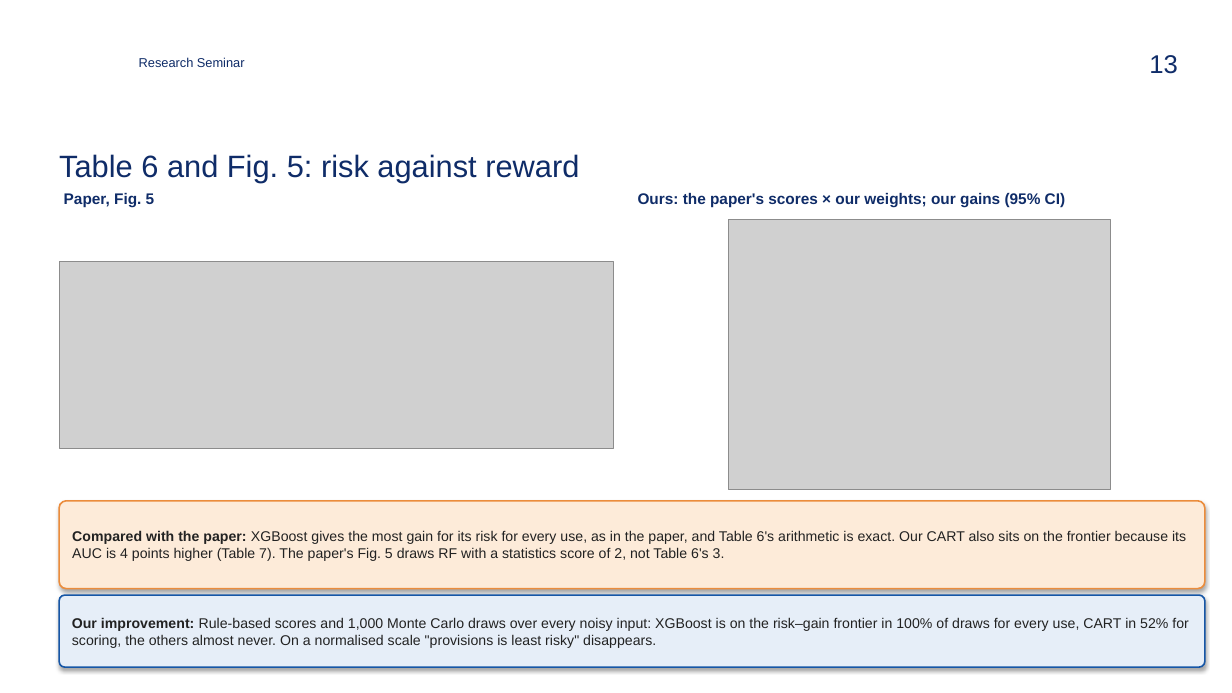
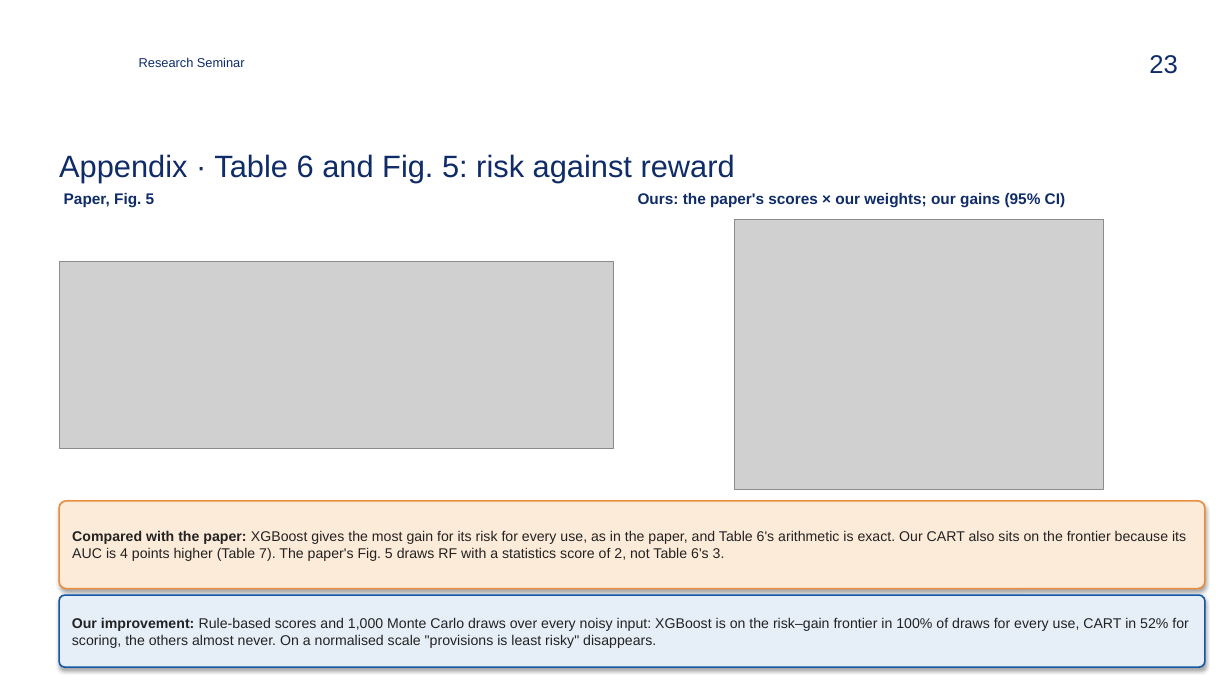
Before and after one commit to zavaz5/ml-model-risk, a slide deck: slide 23 of docs/presentation.pptx (slide 13 before the commit). Drawn at 1232x693 pixels with LibreOffice and Linux fonts; fonts in the diff are those of the drawing; grey boxes stand for pictures; background and template pictures are left out. Boxes give left, top, right and bottom in pixels: in the first picture for what was removed or moved away, otherwise in the second. Text is boxed around its words. In the diff, an @@ line names an element or a change of style, - is before the commit and + after.

```diff
--- a/docs/presentation.pptx
+++ b/docs/presentation.pptx
@@ page number at bbox=[1149, 55, 1178, 74]: text changed @@
-13
+23
@@ title at bbox=[59, 154, 735, 182]: text changed @@
-Table 6 and Fig. 5: risk against reward
+Appendix · Table 6 and Fig. 5: risk against reward
@@ picture: place and size @@
-picture at bbox=[728, 220, 1111, 490]
+picture at bbox=[735, 220, 1104, 490]
```
Also in this commit, not shown: 13 other slides changed, 10 slides added, 18 other files.
